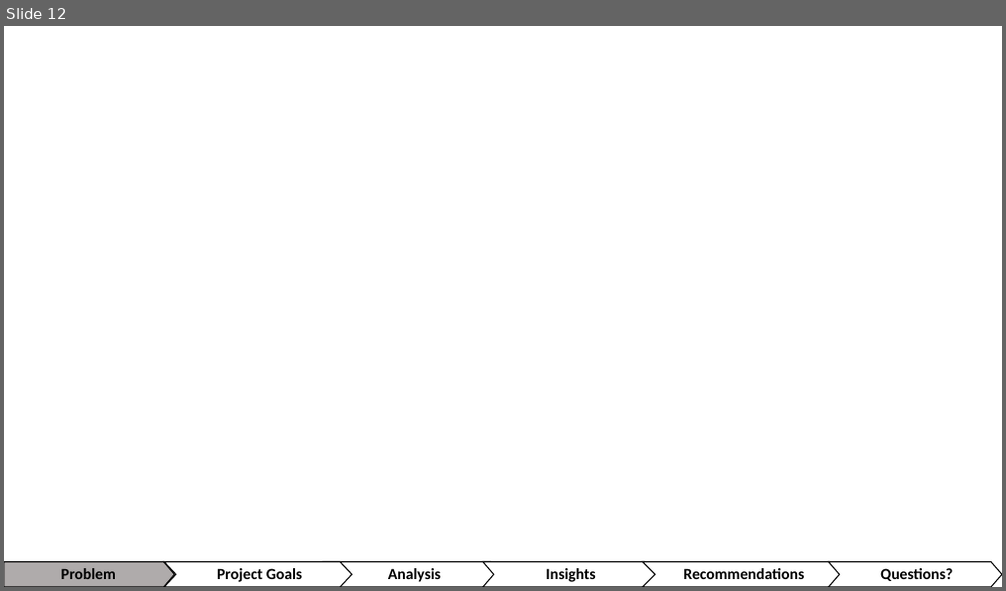
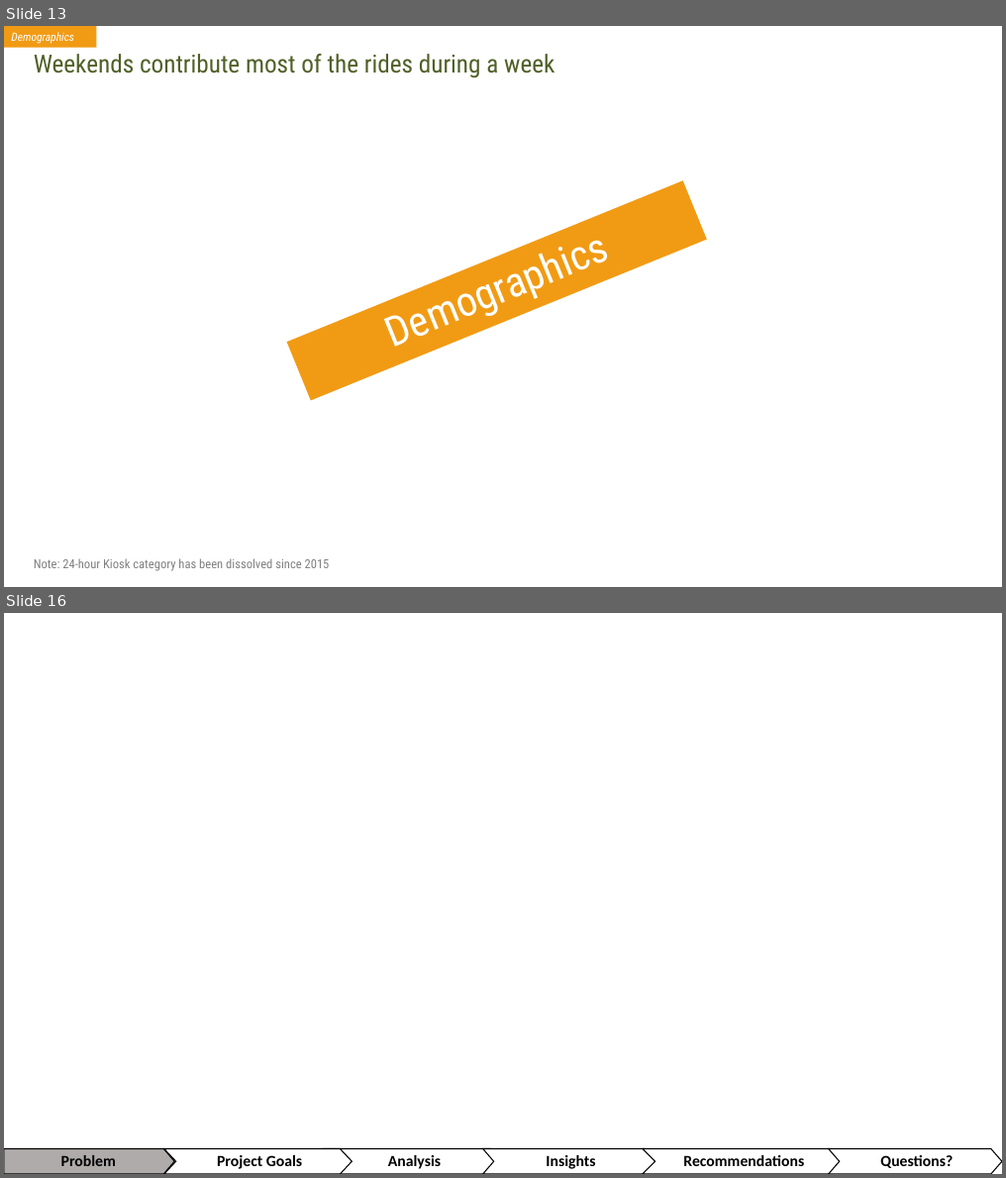
Before and after one commit to akhilesh-reddy/Strategy-consulting-for-bike-sharing, a slide deck: Group Project Final presentation.pptx. Shown one above the other, each under a label of ours: slide 12 before the commit, slides 13 and 16 after it; the slides between them are not shown. The pictures are 1006x591 and 1006x1178 pixels, drawn with LibreOffice and Linux fonts; fonts in the diff are those of the drawing. Boxes give left, top, right and bottom in pixels: in the first picture for what was removed or moved away, otherwise in the second. Text is boxed around its words. In the diff, an @@ line names an element or a change of style, - is before the commit and + after.

```diff
--- a/Group Project Final presentation.pptx
+++ b/Group Project Final presentation.pptx
@@ slide 13 added at [4, 26, 1002, 587], background #FFFFFF @@
@@ rectangle added at [4, 26, 96, 48], fill #F19B14, 11 pt, text #FFFFFF, italic @@
+Demographics
@@ text added at [34, 54, 554, 78], 24 pt, text #4F6027 @@
+Weekends contribute most of the rides during a week
@@ rectangle added at [287, 180, 707, 400], fill #F19B14, 40 pt, text #FFFFFF @@
+Demographics
@@ text added at [34, 559, 330, 571], 12 pt, text #808080 @@
+Note: 24-hour Kiosk category has been dissolved since 2015
@@ what was slide 12 is now slide 16 @@
```
Also in this commit, not shown: 9 other slides added, 10 slides removed.
